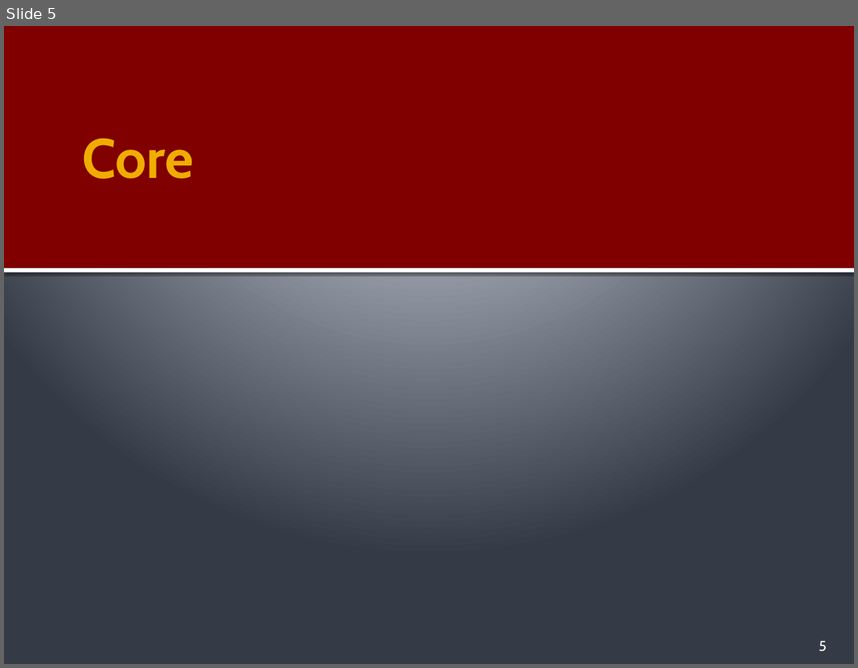
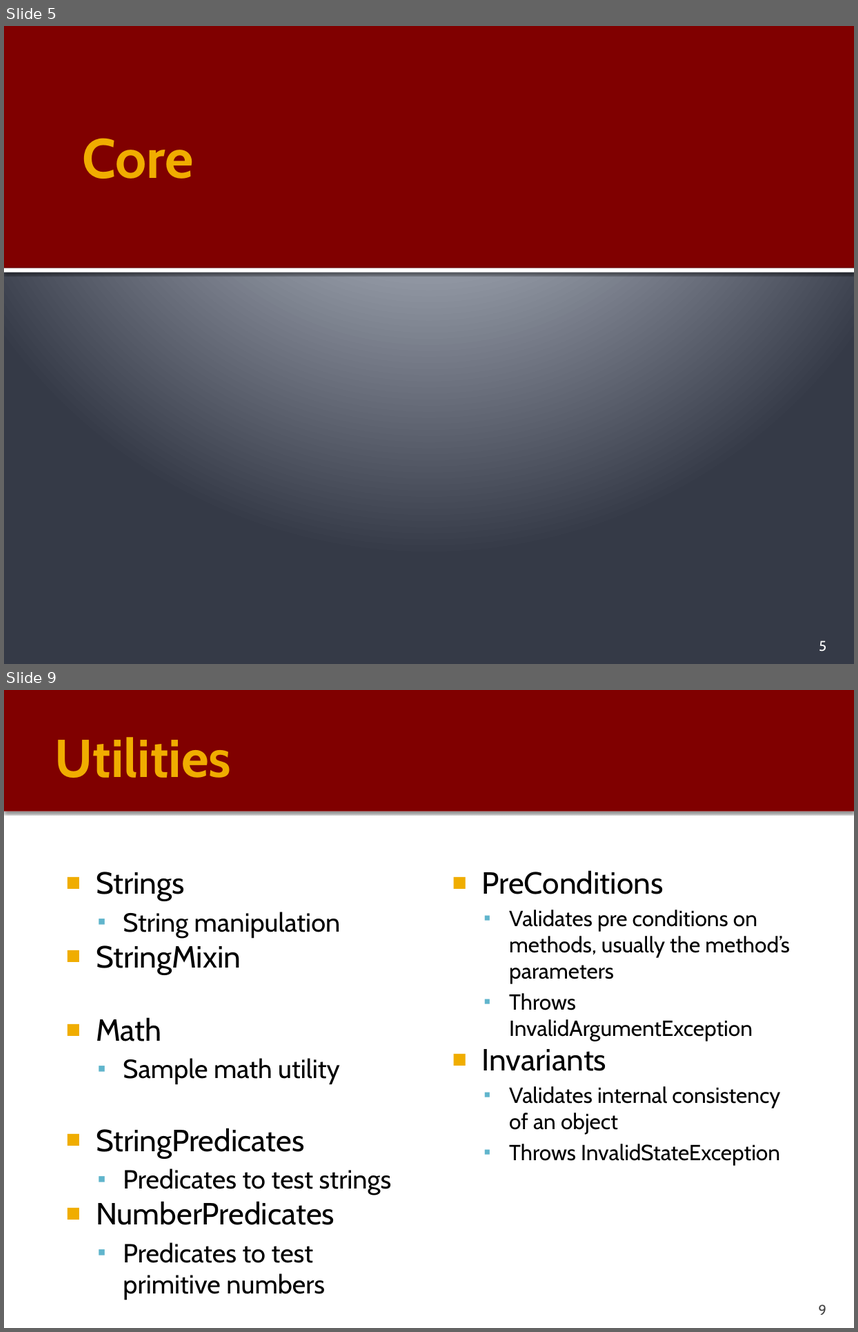
Before and after one commit to PauloGandraSousa/eapliframework, a slide deck: documentation/eapli.framework-Tech-Description.pptx. Shown one above the other, each under a label of ours: slide 5 before the commit, slides 5 and 9 after it; the slides between them are not shown. The pictures are 858x668 and 858x1332 pixels, drawn with LibreOffice and Linux fonts; fonts in the diff are those of the drawing. Boxes give left, top, right and bottom in pixels: in the first picture for what was removed or moved away, otherwise in the second. Text is boxed around its words. In the diff, an @@ line names an element or a change of style, - is before the commit and + after.

```diff
--- a/documentation/eapli.framework-Tech-Description.pptx
+++ b/documentation/eapli.framework-Tech-Description.pptx
@@ slide 9 added at [4, 690, 854, 1328], background #FFFFFF @@
@@ rectangle added at [4, 690, 854, 811], fill #800000 @@
@@ title added at [55, 737, 232, 778], 45 pt, text #F0AD00, bold @@
+Utilities
@@ rectangle added at [4, 807, 854, 811], fill #FFFFFF @@
@@ text added at [96, 871, 392, 1299], 22.2 pt, text #000000 @@
+■ Strings
+  ▪ String manipulation
+■ StringMixin
+■ Math
+  ▪ Sample math utility
+■ StringPredicates
+  ▪ Predicates to test strings
+■ NumberPredicates
+  ▪ Predicates to test primitive numbers
@@ text added at [482, 870, 790, 1164], 18.5 pt, text #000000 @@
+■ PreConditions
+  ▪ Validates pre conditions on methods, usually the method’s parameters
+  ▪ Throws InvalidArgumentException
+■ Invariants
+  ▪ Validates internal consistency of an object
+  ▪ Throws InvalidStateException
@@ page number added at [818, 1304, 826, 1314], 12 pt, text #454545 @@
+9
```
Also in this commit, not shown: 5 slides changed, 2 other files.
